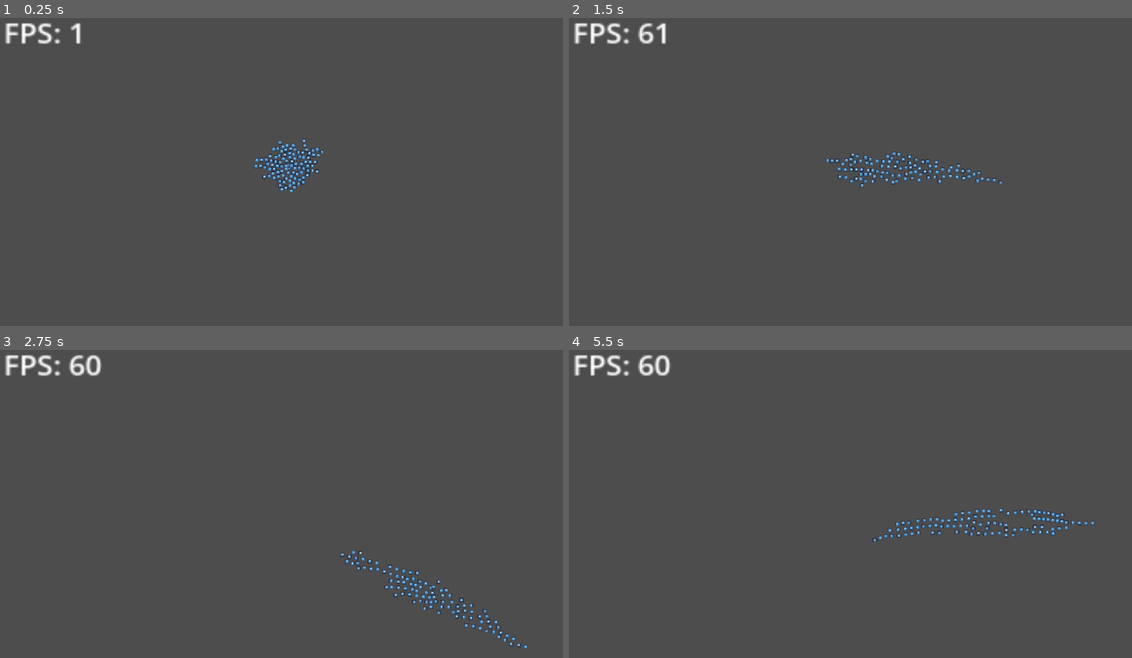
Above: before the commit, frames 1-4 (two rows, left to right).
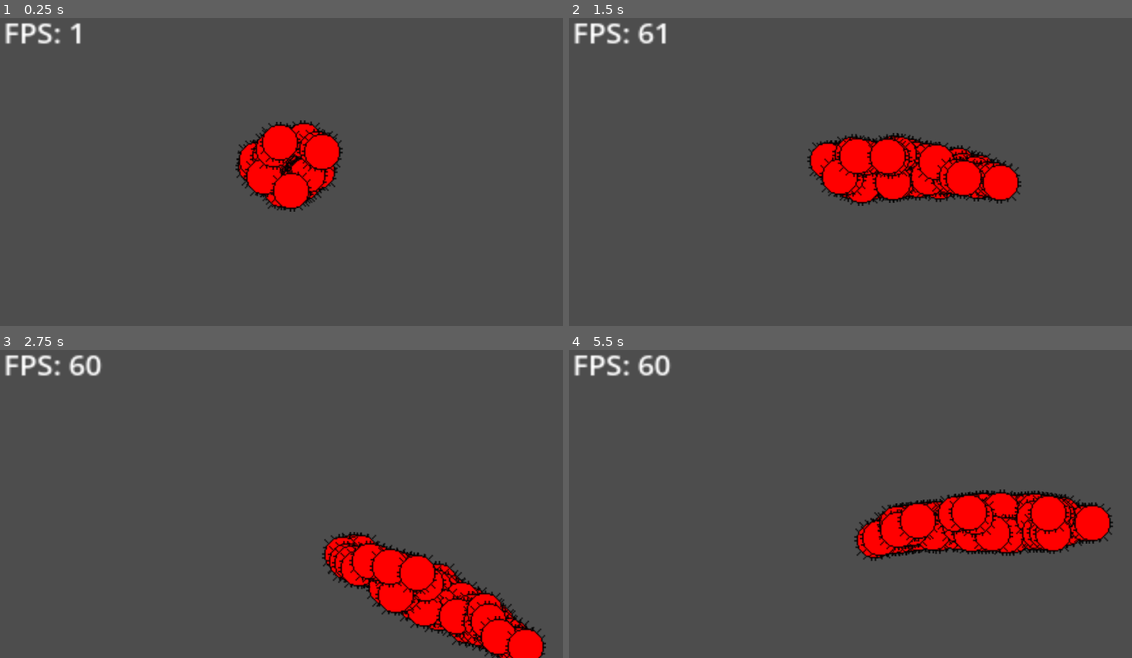
Above: after the commit, the same moments.

Repository: James-Perdue/GMTKJam24
Game: Godot game, scene res://scenes/RootLevel.tscn
Same seed, same stepped clock (60 frames per second), same inputs: the game is played once before the commit and once after it. The engine's default icon, where the game draws it, is replaced by a stand-in: a white triangle on a blue panel in a dark square.
Inputs:
- Up to frame 1 (0.25 s): no input
- Up to frame 2 (1.5 s): hold D (move_right) 0.53-1.28 s; hold S (move_down) from 1.28 s (still down)
- Up to frame 3 (2.75 s): release S (move_down) at 2.03 s; hold D (move_right) from 2.03 s (still down)
- Up to frame 4 (5.5 s): release D (move_right) at 2.78 s; hold W (move_up) 2.78-3.53 s; hold A (move_left) 3.53-5.03 s; hold S (move_down) from 5.03 s (still down)

The runs differ from the first frame. In frame 1, 3.9% of the frame differs, in the area x 41-61%, y 33-63%; in frame 2, 6.4%; in frame 3, 7.2%; in frame 4, 7.6%, in the area x 50-97%, y 45-69%.

Commit message:
Added Germ Asset. Animation and Coloring rd 1.

Diff:
--- a/Cell.tscn
+++ b/Cell.tscn
@@ -14,5 +14,8 @@
 scale = Vector2(7.17039, 7.03077)
 shape = SubResource("CircleShape2D_u24hl")
 
-[node name="AnimatedSprite2D" type="AnimatedSprite2D" parent="."]
+[node name="CellAnimation" type="AnimatedSprite2D" parent="."]
+scale = Vector2(40, 40)
 sprite_frames = ExtResource("2_58gj8")
+animation = &"wiggle"
+frame_progress = 0.017797
--- a/Sprite/Cell.tres
+++ b/Sprite/Cell.tres
@@ -1,14 +1,39 @@
-[gd_resource type="SpriteFrames" load_steps=2 format=3 uid="uid://buswbbf3dlopx"]
+[gd_resource type="SpriteFrames" load_steps=6 format=3 uid="uid://buswbbf3dlopx"]
 
-[ext_resource type="Texture2D" uid="uid://cnh6fxrqyf5bo" path="res://icon.svg" id="1_resh5"]
+[ext_resource type="Texture2D" uid="uid://cjdxghvg32hfu" path="res://assets/GermV3NoColor-sheet.png" id="1_y8qgm"]
+
+[sub_resource type="AtlasTexture" id="AtlasTexture_3582n"]
+atlas = ExtResource("1_y8qgm")
+region = Rect2(0, 0, 32, 32)
+
+[sub_resource type="AtlasTexture" id="AtlasTexture_uiwu2"]
+atlas = ExtResource("1_y8qgm")
+region = Rect2(37, 0, 32, 32)
+
+[sub_resource type="AtlasTexture" id="AtlasTexture_x3f8d"]
+atlas = ExtResource("1_y8qgm")
+region = Rect2(74, 0, 32, 32)
+
+[sub_resource type="AtlasTexture" id="AtlasTexture_bm2f2"]
+atlas = ExtResource("1_y8qgm")
+region = Rect2(111, 0, 32, 32)
 
 [resource]
 animations = [{
 "frames": [{
 "duration": 1.0,
-"texture": ExtResource("1_resh5")
+"texture": SubResource("AtlasTexture_3582n")
+}, {
+"duration": 1.0,
+"texture": SubResource("AtlasTexture_uiwu2")
+}, {
+"duration": 1.0,
+"texture": SubResource("AtlasTexture_x3f8d")
+}, {
+"duration": 1.0,
+"texture": SubResource("AtlasTexture_bm2f2")
 }],
 "loop": true,
-"name": &"default",
+"name": &"wiggle",
 "speed": 5.0
 }]
--- a/cell.gd
+++ b/cell.gd
@@ -6,9 +6,13 @@
 
 var target_position = Vector2.ZERO
 var colony : Node2D
+var color : String
+
+@onready var cellAnim = $CellAnimation;
 
 func _ready() -> void:
-	pass
+	cellAnim.modulate = Color(color)
+	cellAnim.play("wiggle")
 
 func _physics_process(_delta: float) -> void:
 	if(colony):
--- a/colony.gd
+++ b/colony.gd
@@ -31,5 +31,6 @@
 	get_parent().add_child.call_deferred(cellInstance)
 	cellInstance.position = new_point
 	cellInstance.colony = self
+	cellInstance.color = "red"
 	cellCount+=1
 	spawnRadius += 1
Not shown: 1 places in Cell.tscn that only renumber resources
Binary file added: assets/GermV3NoColor-sheet.png
Not shown, added: assets/GermV3NoColor-sheet.png.import
Not shown: 1 places in scenes/test.tscn that only renumber resources
